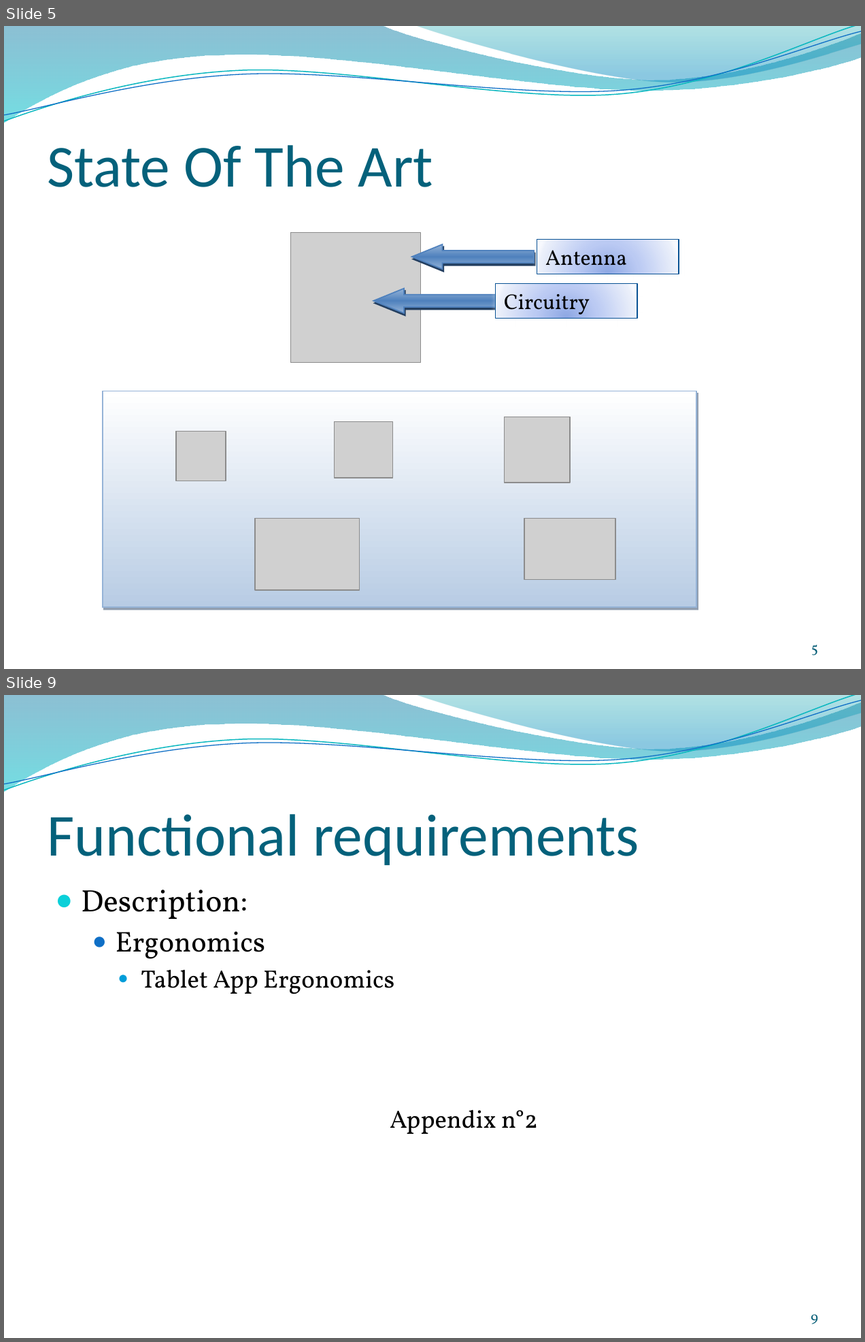
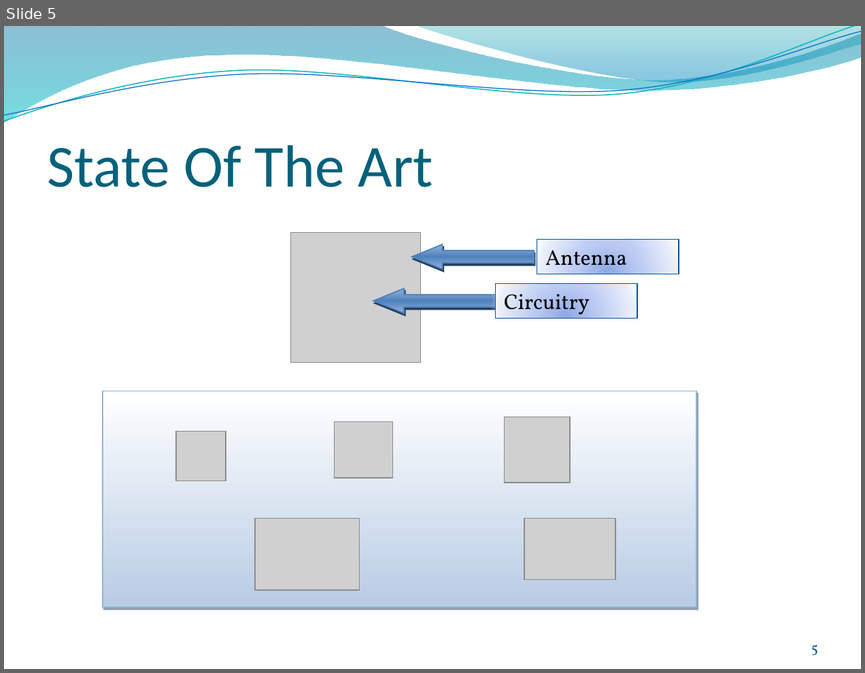
Before and after one commit to anbrous/project, a slide deck: Blue_weasel/blueweasel_docs/presentation/Pre-soutenance Projet Blue Weasel.pptx. Shown one above the other, each under a label of ours: slides 5 and 9 before the commit, slide 5 after it; the slides between them are not shown. The pictures are 865x1342 and 865x673 pixels, drawn with LibreOffice and Linux fonts; fonts in the diff are those of the drawing; grey boxes stand for pictures; background and template pictures are left out. Boxes give left, top, right and bottom in pixels: in the first picture for what was removed or moved away, otherwise in the second. Text is boxed around its words. In the diff, an @@ line names an element or a change of style, - is before the commit and + after.

```diff
--- a/Blue_weasel/blueweasel_docs/presentation/Pre-soutenance Projet Blue Weasel.pptx
+++ b/Blue_weasel/blueweasel_docs/presentation/Pre-soutenance Projet Blue Weasel.pptx
@@ slide 9 removed at [4,695,861,1338], background picture (left out); not listed: 4 template elements that a slide beside it also shows @@
@@ title removed at [47,814,639,865] @@
-Functional requirements
@@ text removed at [81,889,538,1134] @@
-● Description:
-  ● Ergonomics
-    ● Tablet App Ergonomics
-    Appendix n°2
@@ page number removed at [810,1314,818,1324] @@
-9
```
Also in this commit, not shown: 6 slides changed, 11 slides added, 4 other slides removed, 19 other files.
